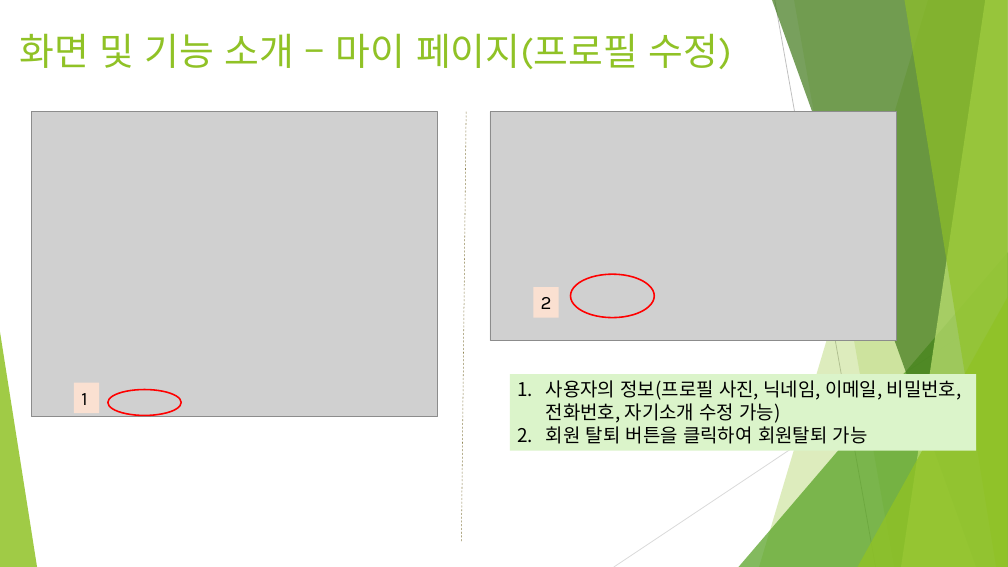
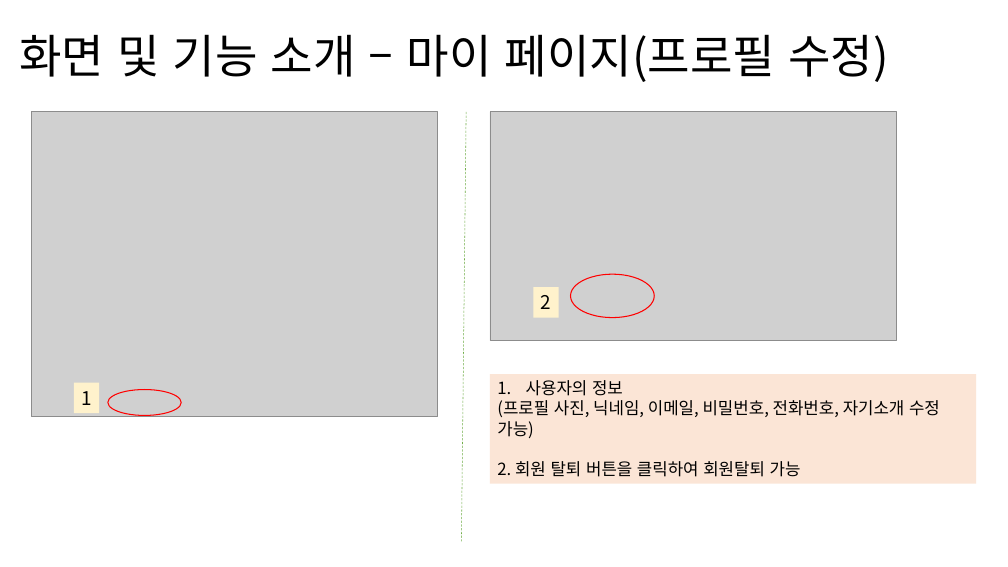
Before and after one commit to NALASAI/SelfIntroduction, a slide deck: slide 37 of 온라인 강의 사이트(BE).pptx. Drawn at 1008x567 pixels with LibreOffice and Linux fonts; fonts in the diff are those of the drawing; grey boxes stand for pictures. Boxes give left, top, right and bottom in pixels: in the first picture for what was removed or moved away, otherwise in the second. Text is boxed around its words. In the diff, an @@ line names an element or a change of style, - is before the commit and + after.

```diff
--- a/온라인 강의 사이트(BE).pptx
+++ b/온라인 강의 사이트(BE).pptx
@@ title "화면 및 기능 소개 – ..." at (19,34,889,82): size 36 to 44 pt, font Karla to Noto Sans CJK KR, text colour #90C226 to #000000; line spacing 1 to 0.9; vertical alignment top to middle @@
@@ line (467, 112) - (461, 541): stroke #918655 0.5 pt dashed to #70AD47 0.5 pt dashed @@
@@ rectangle "2" at (533,287,559,318): font Karla to Noto Sans CJK KR; fill #FAE0D1 to #FFF2CC @@
@@ ellipse at (571,274,655,318): outline #FF0000 1.5 pt to #FF0000 1 pt @@
@@ group removed at (0,0,1008,567): 5 freeform shapes, 3 triangles, 2 lines @@
@@ rectangle "1" at (74,383,100,413): font Karla to Noto Sans CJK KR; fill #FAE0D1 to #FFF2CC @@
@@ ellipse at (108,389,181,415): outline #FF0000 1.5 pt to #FF0000 1 pt @@
@@ rectangle "사용자의 정보": place and size @@
-rectangle "사용자의 정보" at (510,374,976,451)
+rectangle "사용자의 정보" at (490,374,976,484)
@@ rectangle "사용자의 정보" at (490,374,976,484): fill #DBF4CA to #FBE5D6 @@
@@ text in rectangle at (497,380,940,477): text changed; size 18 to 16 pt @@
-1. 사용자의 정보(프로필 사진, 닉네임, 이메일, 비밀번호, 전화번호, 자기소개 수정 가능)
-2. 회원 탈퇴 버튼을 클릭하여 회원탈퇴 가능
+1. 사용자의 정보
+(프로필 사진, 닉네임, 이메일, 비밀번호, 전화번호, 자기소개 수정 가능)
+2. 회원 탈퇴 버튼을 클릭하여 회원탈퇴 가능
```
Also in this commit, not shown: 36 other slides changed, 2 slides added.
